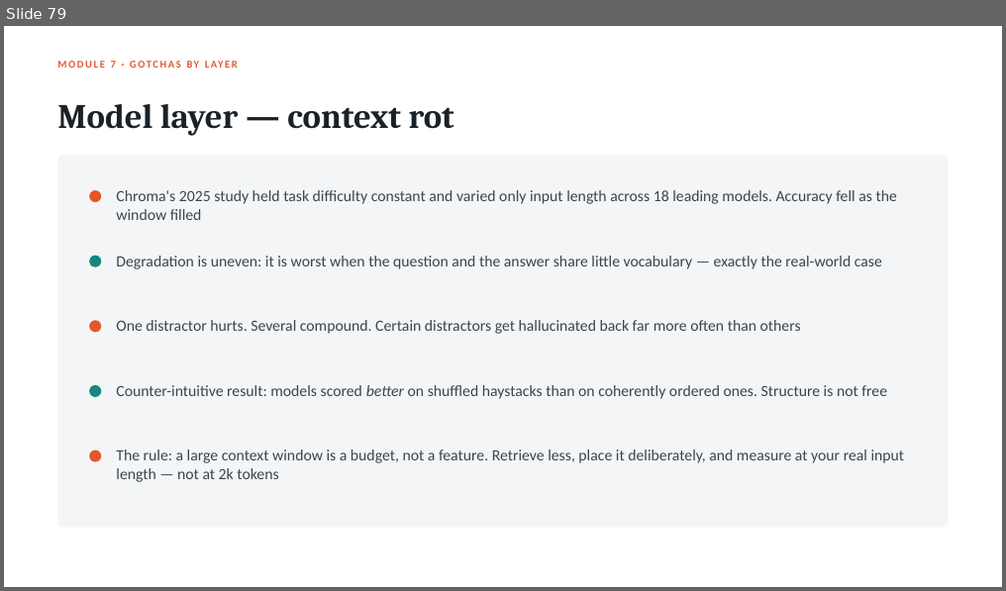
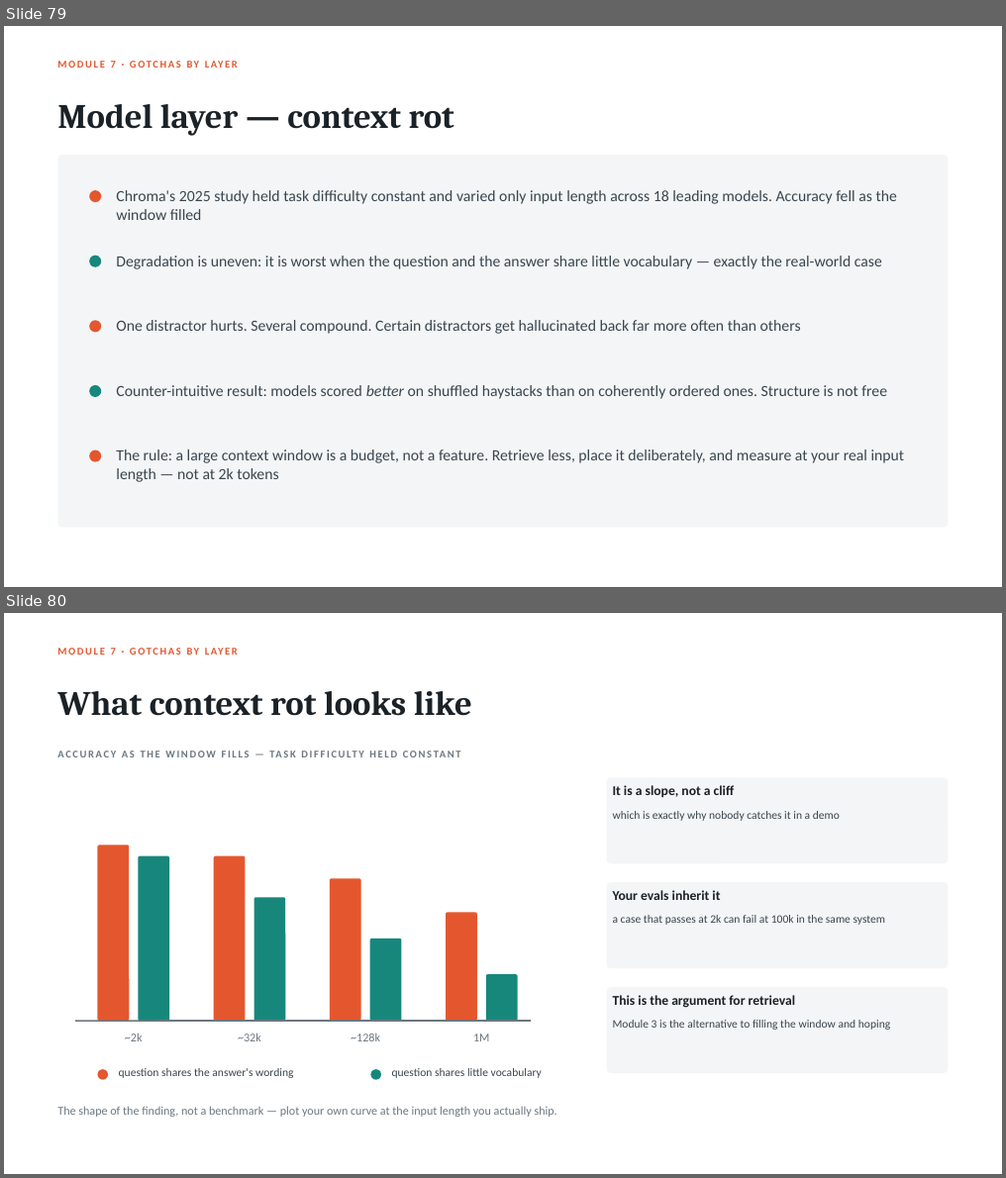
Before and after one commit to RickZee/ai-workshop, a slide deck: presentation/ai-foundations-for-engineers.pptx. Shown one above the other, each under a label of ours: slide 79 before the commit, slides 79 and 80 after it. The pictures are 1006x591 and 1006x1178 pixels, drawn with LibreOffice and Linux fonts; fonts in the diff are those of the drawing. Boxes give left, top, right and bottom in pixels: in the first picture for what was removed or moved away, otherwise in the second. Text is boxed around its words. In the diff, an @@ line names an element or a change of style, - is before the commit and + after.

```diff
--- a/presentation/ai-foundations-for-engineers.pptx
+++ b/presentation/ai-foundations-for-engineers.pptx
@@ slide 80 added at [4,613,1002,1174], background #FFFFFF @@
@@ text added at [111,648,116,655], 10 pt, text #E4572E, bold @@
+MODULE 7 · GOTCHAS BY LAYER
@@ text added at [57,691,472,716], 33 pt, text #1B2227, bold @@
+What context rot looks like
@@ text added at [57,748,948,770], 10 pt, text #6B7780, bold @@
+ACCURACY AS THE WINDOW FILLS — TASK DIFFICULTY HELD CONSTANT
@@ rounded rectangle added at [607,777,948,863], fill #F3F5F6 @@
@@ text added at [613,785,735,797], 13 pt, text #1B2227, bold @@
+It is a slope, not a cliff
@@ text added at [613,811,840,821], 11 pt, text #3A464E @@
+which is exactly why nobody catches it in a demo
@@ rounded rectangle added at [98,845,129,1021], fill #E4572E @@
@@ rounded rectangle added at [138,857,169,1021], fill #17877C @@
@@ rounded rectangle added at [214,857,245,1021], fill #E4572E @@
@@ rounded rectangle added at [330,878,361,1021], fill #E4572E @@
@@ rounded rectangle added at [254,897,285,1021], fill #17877C @@
@@ rounded rectangle added at [607,882,948,968], fill #F3F5F6 @@
@@ text added at [613,890,720,900], 13 pt, text #1B2227, bold @@
+Your evals inherit it
@@ rounded rectangle added at [370,939,402,1021], fill #17877C @@
@@ rounded rectangle added at [446,912,477,1021], fill #E4572E @@
@@ text added at [613,915,886,925], 11 pt, text #3A464E @@
+a case that passes at 2k can fail at 100k in the same system
@@ rounded rectangle added at [486,974,518,1021], fill #17877C @@
@@ rounded rectangle added at [607,987,948,1073], fill #F3F5F6 @@
@@ text added at [613,995,795,1008], 13 pt, text #1B2227, bold @@
+This is the argument for retrieval
@@ line added from (75, 1021) to (531, 1021), #6B7780 1.5 pt @@
@@ text added at [613,1020,890,1030], 11 pt, text #3A464E @@
+Module 3 is the alternative to filling the window and hoping
@@ text added at [125,1033,143,1042], 11.5 pt, text #6B7780 @@
+~2k
@@ text added at [238,1033,261,1042], 11.5 pt, text #6B7780 @@
+~32k
@@ text added at [350,1033,380,1042], 11.5 pt, text #6B7780 @@
+~128k
@@ text added at [473,1034,489,1042], 11.5 pt, text #6B7780 @@
+1M
@@ ellipse added at [98,1069,108,1080], fill #E4572E @@
@@ text added at [119,1068,293,1078], 11 pt, text #3A464E @@
+question shares the answer's wording
@@ ellipse added at [371,1069,381,1080], fill #17877C @@
@@ text added at [392,1068,542,1078], 11 pt, text #3A464E @@
+question shares little vocabulary
@@ text added at [57,1106,557,1117], 11.5 pt, text #6B7780 @@
+The shape of the finding, not a benchmark — plot your own curve at the input length you actually ship.
```
Also in this commit, not shown: 3 slides changed, 2 other slides added, 1 slide removed, 1 other file.
